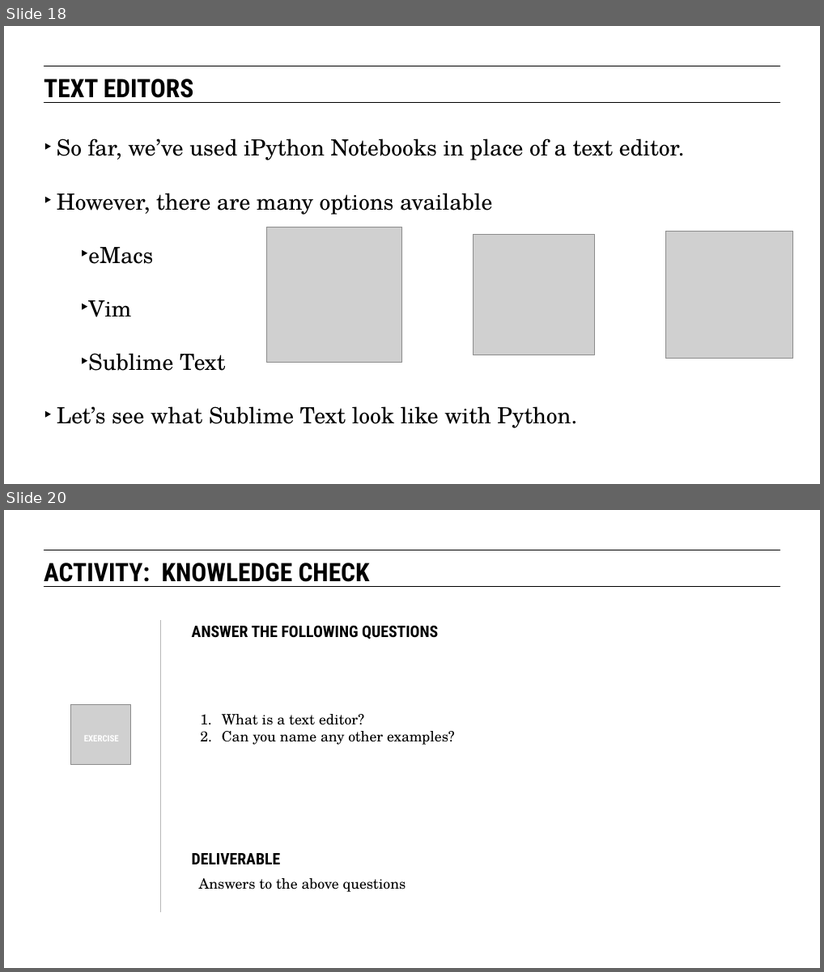
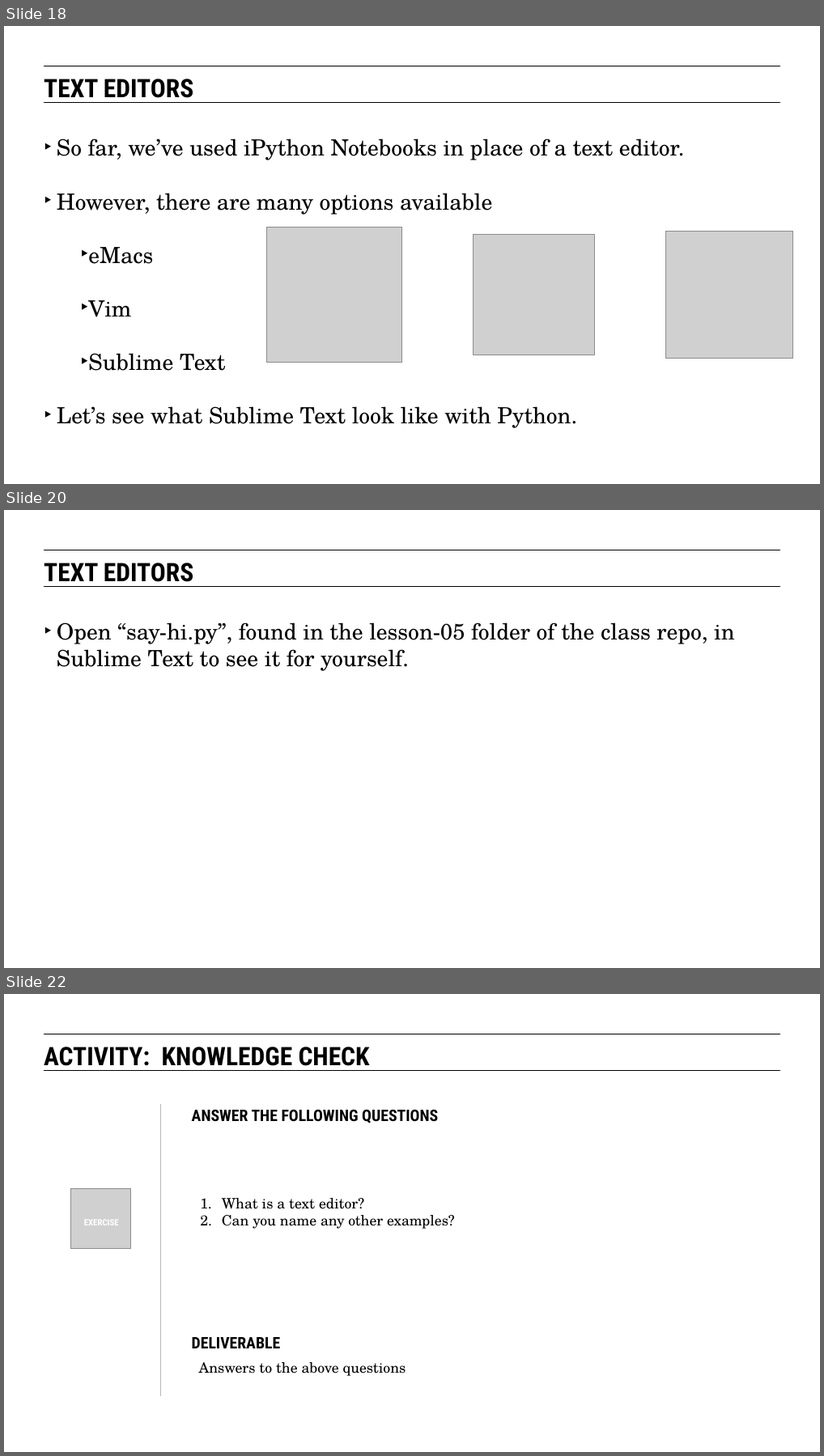
Before and after one commit to eflautt/ga-data-science, a slide deck: lessons/lesson-05/05-data-science-tools.pptx. Shown one above the other, each under a label of ours: slides 18 and 20 before the commit, slides 18, 20 and 22 after it; the slides between them are not shown. The pictures are 824x972 and 824x1456 pixels, drawn with LibreOffice and Linux fonts; fonts in the diff are those of the drawing; grey boxes stand for pictures. Boxes give left, top, right and bottom in pixels: in the first picture for what was removed or moved away, otherwise in the second. Text is boxed around its words. In the diff, an @@ line names an element or a change of style, - is before the commit and + after.

Commit message:
Adding revised lesson 05 deck

```diff
--- a/lessons/lesson-05/05-data-science-tools.pptx
+++ b/lessons/lesson-05/05-data-science-tools.pptx
@@ slide 20 added at (4,510,820,968), background #FFFFFF; not listed: 2 template elements that a slide beside it also shows @@
@@ text added at (44,563,194,587), 32 pt, text #000000, bold @@
+TEXT EDITORS
@@ text added at (57,623,735,671), 28 pt, text #000000 @@
+‣ Open “say-hi.py”, found in the lesson-05 folder of the class repo, in Sublime Text to see it for yourself.
@@ what was slide 20 is now slide 22 @@
```
Also in this commit, not shown: 11 slides changed, 1 other slide added.
